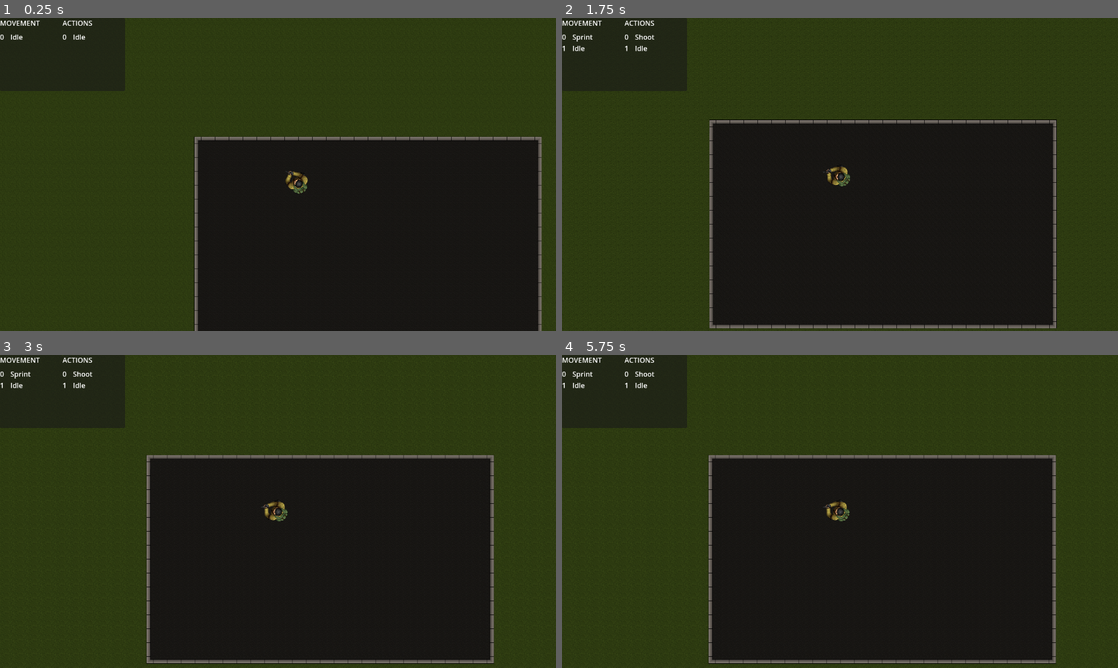
Above: before the commit, frames 1-4 (two rows, left to right).
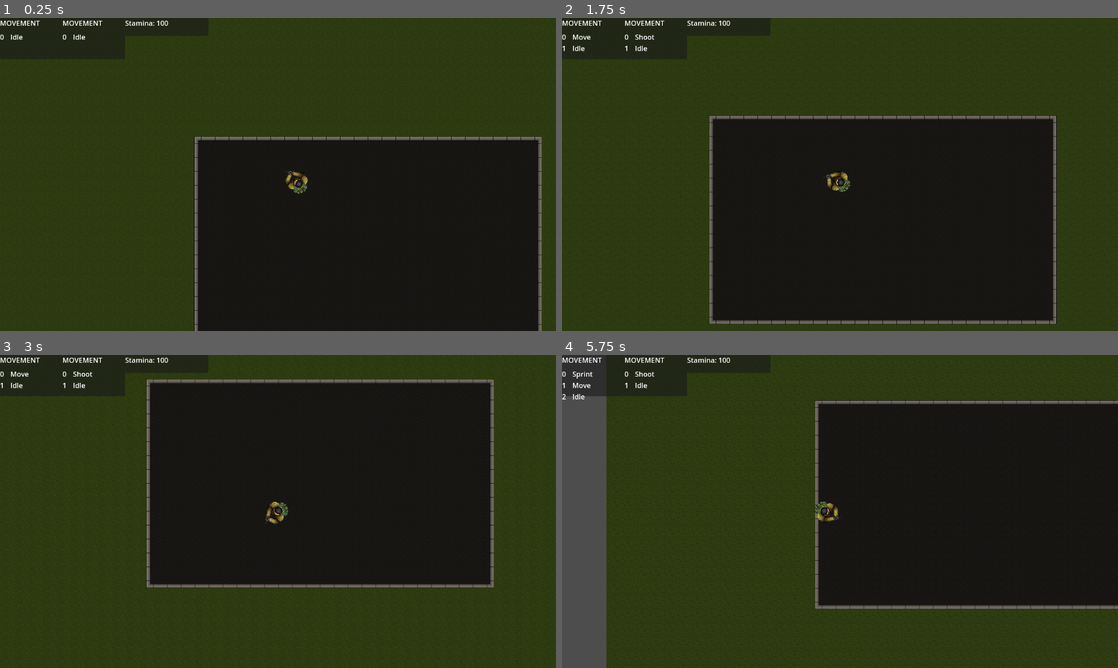
Above: after the commit, the same moments.

Repository: seffa1/ZombieGameRefactor
Game: Godot game, scene res://Main/Game.tscn
Same seed, same stepped clock (60 frames per second), same inputs: the game is played once before the commit and once after it.
Inputs (mouse positions are in pixels of both pictures, inside the frame that each line leads up to):
- Up to frame 1 (0.25 s): no input
- Up to frame 2 (1.75 s): move the mouse to (962, 158) at 0.52 s; hold D (move_right) 0.53-1.28 s; hold Shift (sprint) 0.53-1.28 s; move the mouse to (728, 190) at 1.27 s; hold S (move_down) from 1.28 s (still down); click (728, 190) at 1.35 s; tap Shift (sprint) at 1.55 s
- Up to frame 3 (3 s): move the mouse to (333, 442) at 2.02 s; release S (move_down) at 2.03 s; hold D (move_right) 2.03-2.78 s; hold Shift (sprint) 2.03-2.78 s; move the mouse to (250, 574) at 2.77 s; hold W (move_up) from 2.78 s (still down); tap Shift (sprint) at 2.85 s
- Up to frame 4 (5.75 s): move the mouse to (1006, 558) at 3.52 s; release W (move_up) at 3.53 s; press the mouse at (1006, 558) at 3.53 s; hold A (move_left) 3.53-5.03 s; tap Shift (sprint) at 3.8, 4.35 s; move the mouse to (673, 464) at 4.27 s; release the mouse at (673, 464) at 4.28 s; move the mouse to (867, 511) at 5.02 s; hold S (move_down) from 5.03 s (still down); hold Shift (sprint) from 5.03 s (still down)

The runs differ from the first frame. In frame 1, 0.2% of the frame differs, in the area x 1-37%, y 0-21%; in frame 2, 3.6%; in frame 3, 32%; in frame 4, 45%, in the area x 0-100%, y 0-100%.

Commit message:
sprinting

Diff:
--- /dev/null
+++ b/Debug/PlayerStats.tscn
@@ -0,0 +1,20 @@
+[gd_scene load_steps=2 format=3 uid="uid://c1w4ofsu4cj68"]
+
+[ext_resource type="Script" path="res://Debug/player_stats.gd" id="1_dyuci"]
+
+[node name="PlayerStats" type="Panel"]
+offset_right = 832.0
+offset_bottom = 40.0
+script = ExtResource("1_dyuci")
+
+[node name="Label" type="Label" parent="."]
+layout_mode = 0
+offset_right = 68.0
+offset_bottom = 26.0
+text = "Stamina:"
+
+[node name="Values" type="Label" parent="."]
+layout_mode = 0
+offset_left = 72.0
+offset_right = 192.0
+offset_bottom = 23.0
--- /dev/null
+++ b/Debug/player_stats.gd
@@ -0,0 +1,10 @@
+@tool
+extends Panel
+
+@onready var value = $Values
+
+func _ready():
+	set_as_top_level(true)
+
+func _on_player_player_stamina_change(stamina: int):
+	value.text = str(stamina)
--- a/Main/Game.tscn
+++ b/Main/Game.tscn
@@ -3,8 +3,8 @@
 [ext_resource type="PackedScene" uid="uid://bypyufryf0ycr" path="res://Player/Player.tscn" id="1_kmip5"]
 [ext_resource type="Script" path="res://Main/game_initializer.gd" id="1_vn005"]
 [ext_resource type="PackedScene" uid="uid://bxxl6m827shqp" path="res://Debug/StatesStackDiplayer.tscn" id="2_ao502"]
-[ext_resource type="Texture2D" uid="uid://c1hksnvbiugxy" path="res://UI/images/background2.png" id="3_51h4y"]
 [ext_resource type="Texture2D" uid="uid://5kksi3jgpmqo" path="res://World/tilesets/ground_destroyed_cars/Tilelist1.png" id="3_kcb3r"]
+[ext_resource type="PackedScene" uid="uid://c1w4ofsu4cj68" path="res://Debug/PlayerStats.tscn" id="5_1ag6a"]
 
 [sub_resource type="TileSetAtlasSource" id="TileSetAtlasSource_11j7o"]
 texture = ExtResource("3_kcb3r")
@@ -73,10 +73,6 @@
 
 [node name="GameWorld" type="Node2D" parent="."]
 
-[node name="placeholderBG" type="Sprite2D" parent="GameWorld"]
-visible = false
-texture = ExtResource("3_51h4y")
-
 [node name="TileMap" type="TileMap" parent="GameWorld"]
 tile_set = SubResource("TileSet_oixer")
 cell_quadrant_size = 64
@@ -94,6 +90,10 @@
 [node name="Player" parent="GameWorld" instance=ExtResource("1_kmip5")]
 position = Vector2(353, 151)
 
+[node name="Idle" parent="GameWorld/Player/StateMachineMovement" index="0"]
+STAMINA_TICK_RATE = null
+STAMINA_PER_TICK = null
+
 [node name="Camera" type="Camera2D" parent="GameWorld"]
 zoom = Vector2(0.5, 0.5)
 position_smoothing_enabled = true
@@ -101,16 +101,21 @@
 [node name="UI" type="CanvasLayer" parent="."]
 
 [node name="StatesStackDiplayer" parent="UI" instance=ExtResource("2_ao502")]
+offset_bottom = 95.0
 
 [node name="StatesStackDiplayer2" parent="UI" instance=ExtResource("2_ao502")]
 offset_left = 144.0
 offset_right = 288.0
+offset_bottom = 95.0
 
-[node name="Title" parent="UI/StatesStackDiplayer2" index="0"]
-text = "Actions"
+[node name="PlayerStats" parent="UI" instance=ExtResource("5_1ag6a")]
+top_level = true
+offset_left = 288.0
+offset_right = 480.0
+offset_bottom = 41.0
 
+[connection signal="player_stamina_change" from="GameWorld/Player" to="UI/PlayerStats" method="_on_player_player_stamina_change"]
 [connection signal="state_changed" from="GameWorld/Player/StateMachineMovement" to="UI/StatesStackDiplayer" method="_on_state_machine_movement_state_changed"]
 [connection signal="state_changed" from="GameWorld/Player/StateMachineAction" to="UI/StatesStackDiplayer2" method="_on_state_machine_action_state_changed"]
 
 [editable path="GameWorld/Player"]
-[editable path="UI/StatesStackDiplayer2"]
--- a/Player/Player.tscn
+++ b/Player/Player.tscn
@@ -28,6 +28,8 @@
 
 [node name="Idle" type="Node" parent="StateMachineMovement"]
 script = ExtResource("3_j8hkm")
+STAMINA_TICK_RATE = null
+STAMINA_PER_TICK = null
 
 [node name="Move" type="Node" parent="StateMachineMovement"]
 script = ExtResource("4_hhe0o")
@@ -60,8 +62,10 @@
 [node name="Die" type="Node" parent="StateMachineAction"]
 script = ExtResource("13_lfdfl")
 
-[node name="StaminaTimer" type="Timer" parent="."]
+[node name="StaminaRegenTimer" type="Timer" parent="."]
 one_shot = true
+
+[node name="StaminaDepletionTimer" type="Timer" parent="."]
 
 [node name="placeholder" type="Sprite2D" parent="."]
 position = Vector2(1.19209e-07, 2.38419e-07)
--- a/Player/player.gd
+++ b/Player/player.gd
@@ -1,17 +1,28 @@
 extends CharacterBody2D
 
+# Signals
+signal player_stamina_change(stamina: int)
+
+# Nodes
+@onready var camera_transform = $CameraTransform
+
+# Constants
 var MAX_STAMINA: int = 100
 
+# Variables
 @onready var stamina: int = 100:
 	set(value):
+		var new_stamina
 		if value > MAX_STAMINA:
-			stamina = MAX_STAMINA
+			new_stamina = MAX_STAMINA
 		elif value < 0:
-			stamina = 0
+			new_stamina = 0
 		else:
-			stamina = value
+			new_stamina = value
+		stamina = new_stamina
+		print("Player stamina changed: " + str(new_stamina))
+		emit_signal("player_stamina_change", new_stamina)
 
-@onready var camera_transform = $CameraTransform
 
 func assign_camera(camera: Camera2D) -> void:
 	camera_transform.remote_path = camera.get_path()
--- a/Player/player_state_machine_movement.gd
+++ b/Player/player_state_machine_movement.gd
@@ -20,11 +20,10 @@
 	"""
 	The base state_machine interface this node extends does most of the work
 	"""
-	print("Player movement state changed: " + str(state_name))
 	if not _active:
 		return
 	# If we want to add state to the state-queue
-	if state_name in ["die", "move"]:
+	if state_name in ["die", "move", "sprint"]:
 		states_stack.push_front(states_map[state_name])
 	# Otherwise the base statemachine will just switch to the new state
 	super(state_name)
--- a/Player/states/movement/motion.gd
+++ b/Player/states/movement/motion.gd
@@ -3,12 +3,16 @@
 """
 Movement functions shared between the idle and movement states. Any actions
 which should interupt movement can also go here.
+Stamina is managed here as well.
 """
 
-@onready var stamina_timer: Timer = owner.find_child("StaminaTimer")
-@export var STAMINA_TICK_RATE: float = 0.1  # seconds / tick of stamina regen
-@export var STAMINA_PER_TICK: int = 5  # stamina per regen tick
+@onready var stamina_regen_timer: Timer = owner.find_child("StaminaRegenTimer")
+@onready var stamina_depletion_timer: Timer = owner.find_child("StaminaDepletionTimer")
 
+@export var STAMINA_REGEN_TICK_RATE: float = 0.1  # seconds / tick of stamina regen
+@export var STAMINA_REGEN_PER_TICK: int = 5  # stamina per regen tick
+@export var STAMINA_USE_TICK_RATE: float = 0.1
+@export var STAMINA_USE_PER_TICK: int = 1
 
 func handle_input(event):
 	# TODO - anything that should intrupt any motion states here, dashing for example
@@ -28,6 +32,12 @@
 	Any state which in which stamina can be recovered in will call this function
 	during its update.
 	"""
-	if stamina_timer.is_stopped():
-		stamina_timer.start(STAMINA_TICK_RATE)
-		owner.stamina += STAMINA_PER_TICK
+	if stamina_regen_timer.is_stopped():
+		stamina_regen_timer.start(STAMINA_REGEN_TICK_RATE)
+		owner.stamina += STAMINA_REGEN_PER_TICK
+
+func deplete_stamina():
+	"""
+	The sprint state calls this to deplete stamina.
+	"""
+	return
--- a/Player/states/movement/move.gd
+++ b/Player/states/movement/move.gd
@@ -5,7 +5,6 @@
 """
 
 @export var WALK_SPEED: int = 170
-@export var RUN_SPEED: int = 395
 @export var STAMINA_USE_RATE: float = .03  # seconds / point depleted (smaller the number, faster the depletion)
 @export var MIN_SPRINT_STAMINA_COST: int = 10 # min amount of stamina you need in order to sprint
 
@@ -19,11 +18,10 @@
 func exit():
 	return
 
-func handle_input(event):
+func handle_input(event: InputEvent):
 	if event.is_action_pressed("sprint"):
 		if owner.stamina >= MIN_SPRINT_STAMINA_COST:
 			emit_signal("finished", "sprint")
-
 
 func update(delta):
 	# Rotate towards mouse
--- a/Player/states/movement/sprint.gd
+++ b/Player/states/movement/sprint.gd
@@ -1 +1,39 @@
 extends "res://Player/states/movement/motion.gd"
+
+@export var RUN_SPEED: int = 395
+
+# Initialize the state. E.g. change the animation
+func enter():
+	# TODO - play animation
+	return
+
+# Clean up the state. Reinitialize values like a timer
+func exit():
+	return
+
+func handle_input(event: InputEvent):
+	# if we arent holding sprint down, stop
+	if event.is_action_released("sprint"):
+		emit_signal("finished", "previous")
+
+func update(delta):
+	# Rotate towards mouse
+	update_look_direction()
+
+	# Make sure we are still holding the sprint key
+	if !Input.is_action_pressed("sprint"):
+		emit_signal("finished", "previous")
+
+	# Make sure we have the stamina
+	if owner.stamina < 1:
+		emit_signal("finished", "previous")
+
+	# TODO - limit player from spinning around, prevent actions
+	deplete_stamina()
+
+	# move the player in the same direction they were already going
+	owner.velocity = owner.velocity.normalized() * RUN_SPEED
+	owner.move_and_slide()
+
+func _on_animation_finished(anim_name):
+	return
--- a/project.godot
+++ b/project.godot
@@ -23,7 +23,6 @@
 window/size/viewport_width=1280
 window/size/viewport_height=720
 window/stretch/mode="viewport"
-window/stretch/aspect="ignore"
 
 [input]
 
